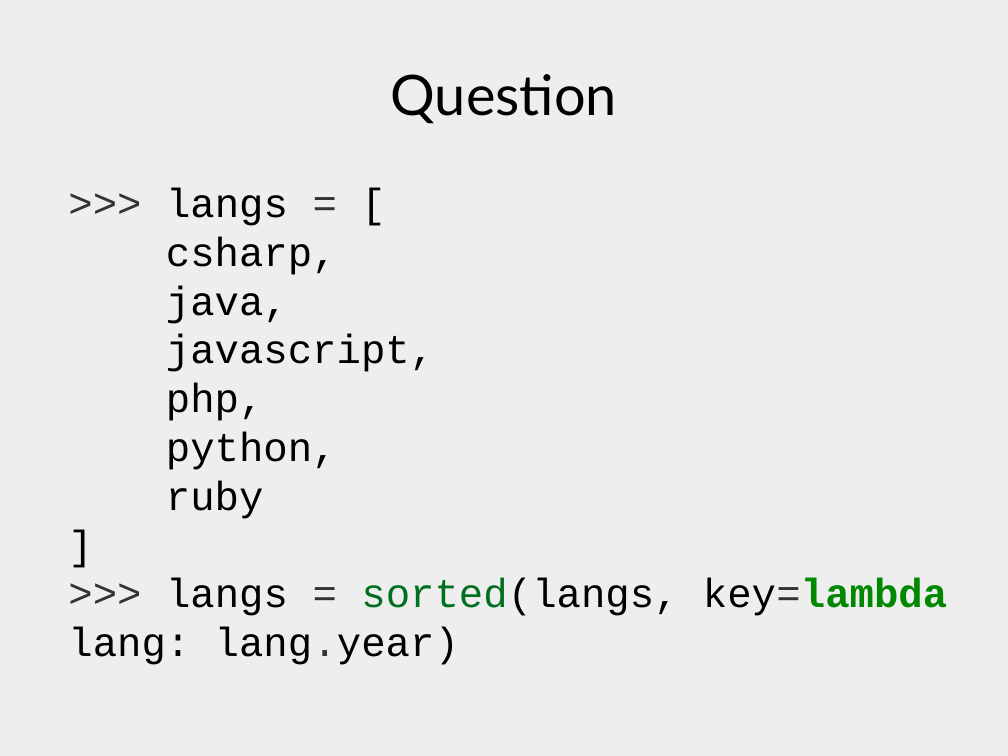
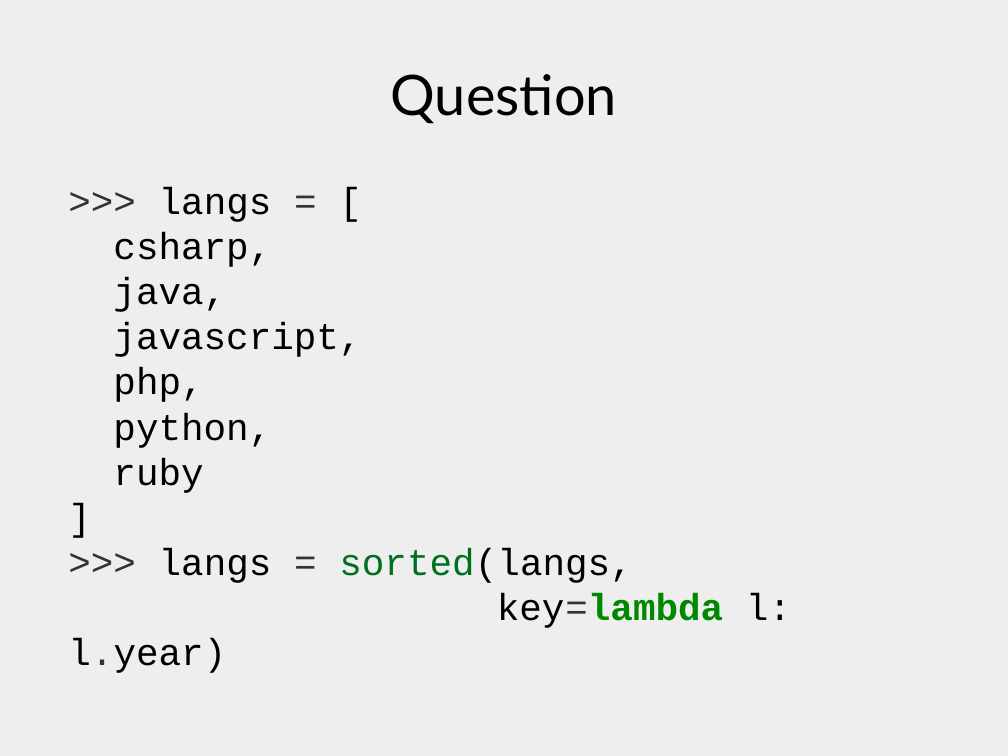
Before and after one commit to xrmx/tcs-lademuta, a slide deck: slide 6 of django.odp. Drawn at 1008x756 pixels with LibreOffice and Linux fonts; fonts in the diff are those of the drawing. Boxes give left, top, right and bottom in pixels: in the first picture for what was removed or moved away, otherwise in the second. Text is boxed around its words. In the diff, an @@ line names an element or a change of style, - is before the commit and + after.

```diff
--- a/django.odp
+++ b/django.odp
@@ text at <box>68,187,791,673</box>: text changed; size 32 to 29.6 pt @@
->>> langs = [
-csharp,
-java,
-javascript,
-php,
-python,
-ruby
-]
->>> langs = sorted(langs, key=lambda lang: lang.year)
+>>> langs = [
+csharp,
+java,
+javascript,
+php,
+python,
+ruby
+]
+>>> langs = sorted(langs,
+key=lambda l: l.year)
```
Also in this commit, not shown: 5 other slides changed, 1 slide added, 2 other files.
